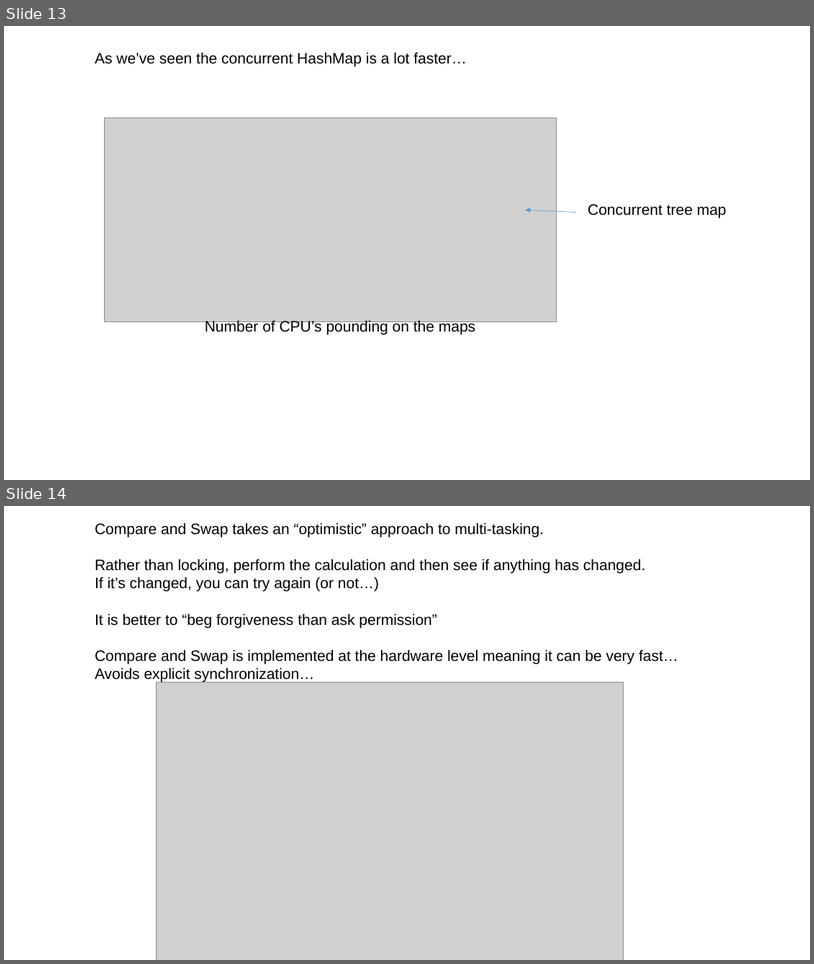
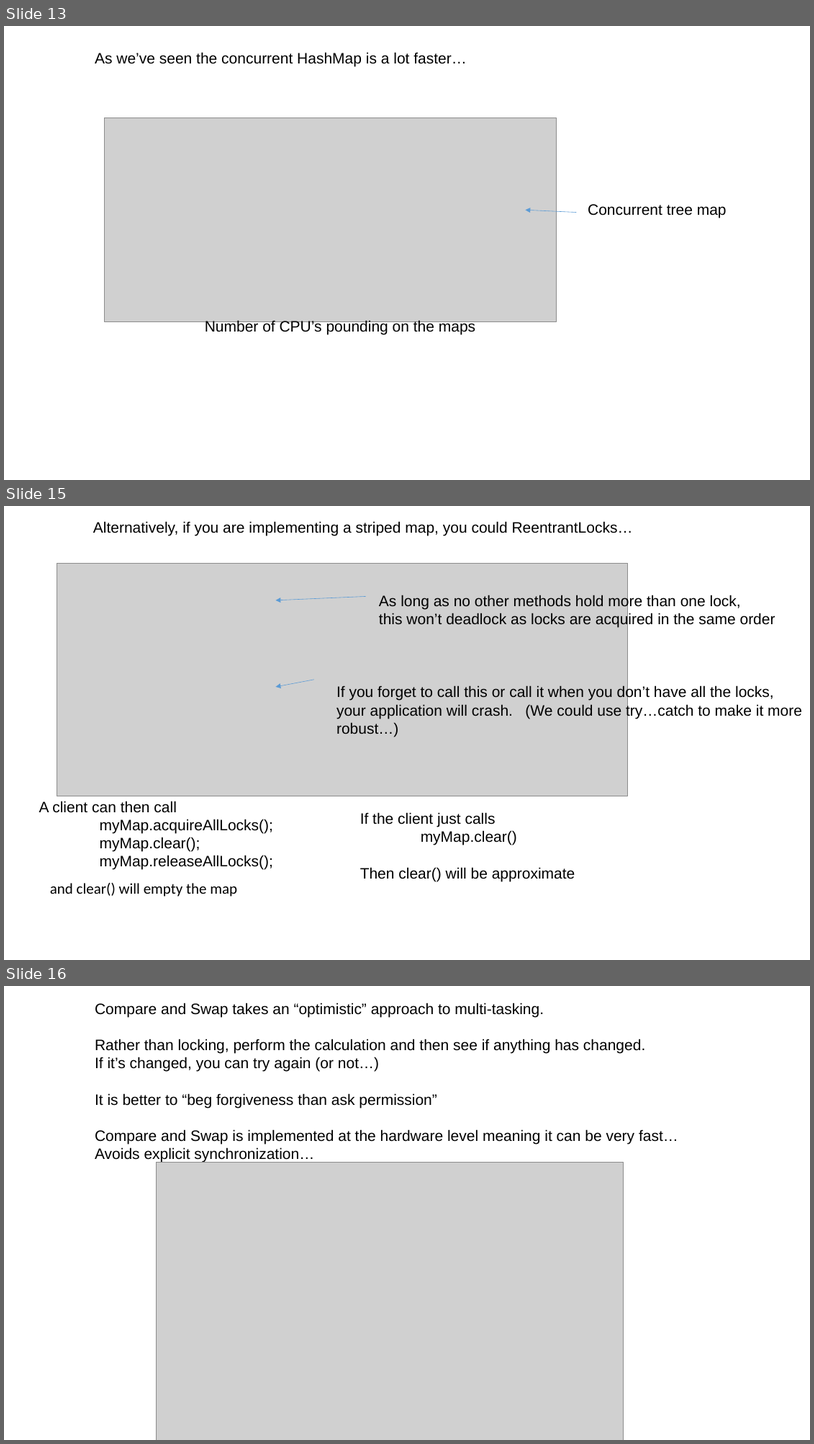
Before and after one commit to afodor/afodor.github.io, a slide deck: classes/prog2016/Prog3-Lecture19.pptx. Shown one above the other, each under a label of ours: slides 13 and 14 before the commit, slides 13, 15 and 16 after it; the slides between them are not shown. The pictures are 814x964 and 814x1444 pixels, drawn with LibreOffice and Linux fonts; fonts in the diff are those of the drawing; grey boxes stand for pictures. Boxes give left, top, right and bottom in pixels: in the first picture for what was removed or moved away, otherwise in the second. Text is boxed around its words. In the diff, an @@ line names an element or a change of style, - is before the commit and + after.

Commit message:
how to clear the map determinstically...

```diff
--- a/classes/prog2016/Prog3-Lecture19.pptx
+++ b/classes/prog2016/Prog3-Lecture19.pptx
@@ slide 15 added at box(4, 506, 810, 960), background #FFFFFF @@
@@ text added at box(93, 521, 633, 536), 18 pt, text #000000 @@
+Alternatively, if you are implementing a striped map, you could ReentrantLocks…
@@ picture added at box(57, 563, 628, 795) @@
@@ arrow added from (365, 596) to (275, 600), #5B9BD5 0.5 pt @@
@@ text added at box(379, 595, 776, 628), 18 pt, text #000000 @@
+As long as no other methods hold more than one lock,
+this won’t deadlock as locks are acquired in the same order
@@ arrow added from (314, 680) to (275, 687), #5B9BD5 0.5 pt @@
@@ text added at box(337, 685, 802, 736), 18 pt, text #000000 @@
+If you forget to call this or call it when you don’t have all the locks,
+your application will crash. (We could use try…catch to make it more
+robust…)
@@ text added at box(39, 800, 273, 870), 18 pt, text #000000 @@
+A client can then call
+myMap.acquireAllLocks();
+myMap.clear();
+myMap.releaseAllLocks();
@@ text added at box(360, 812, 576, 881), 18 pt, text #000000 @@
+If the client just calls
+myMap.clear()
+Then clear() will be approximate
@@ text added at box(50, 883, 237, 896), 18 pt, text #000000 @@
+and clear() will empty the map
@@ what was slide 14 is now slide 16 @@
```
Also in this commit, not shown: 1 other slide added.
